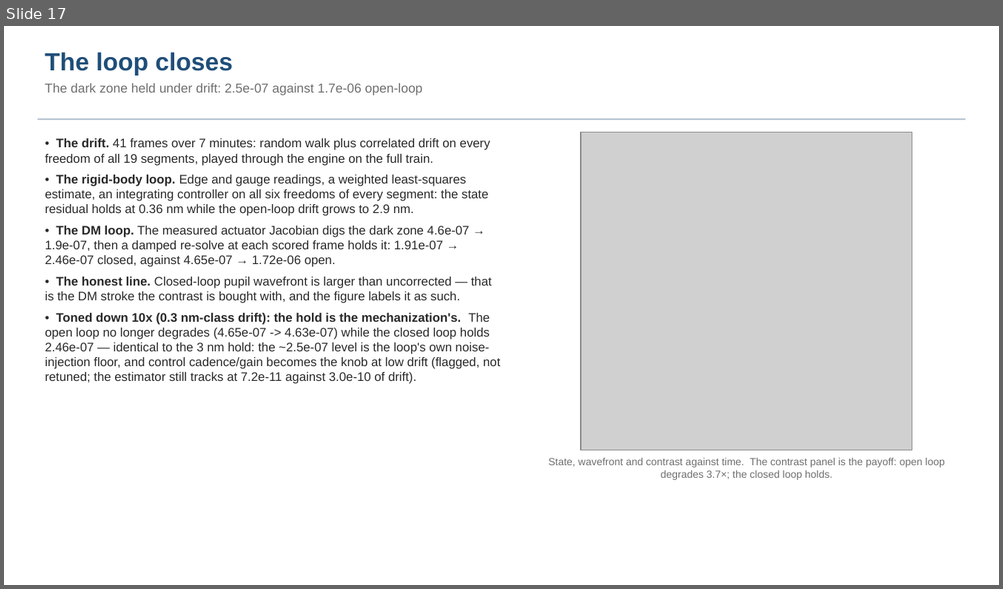
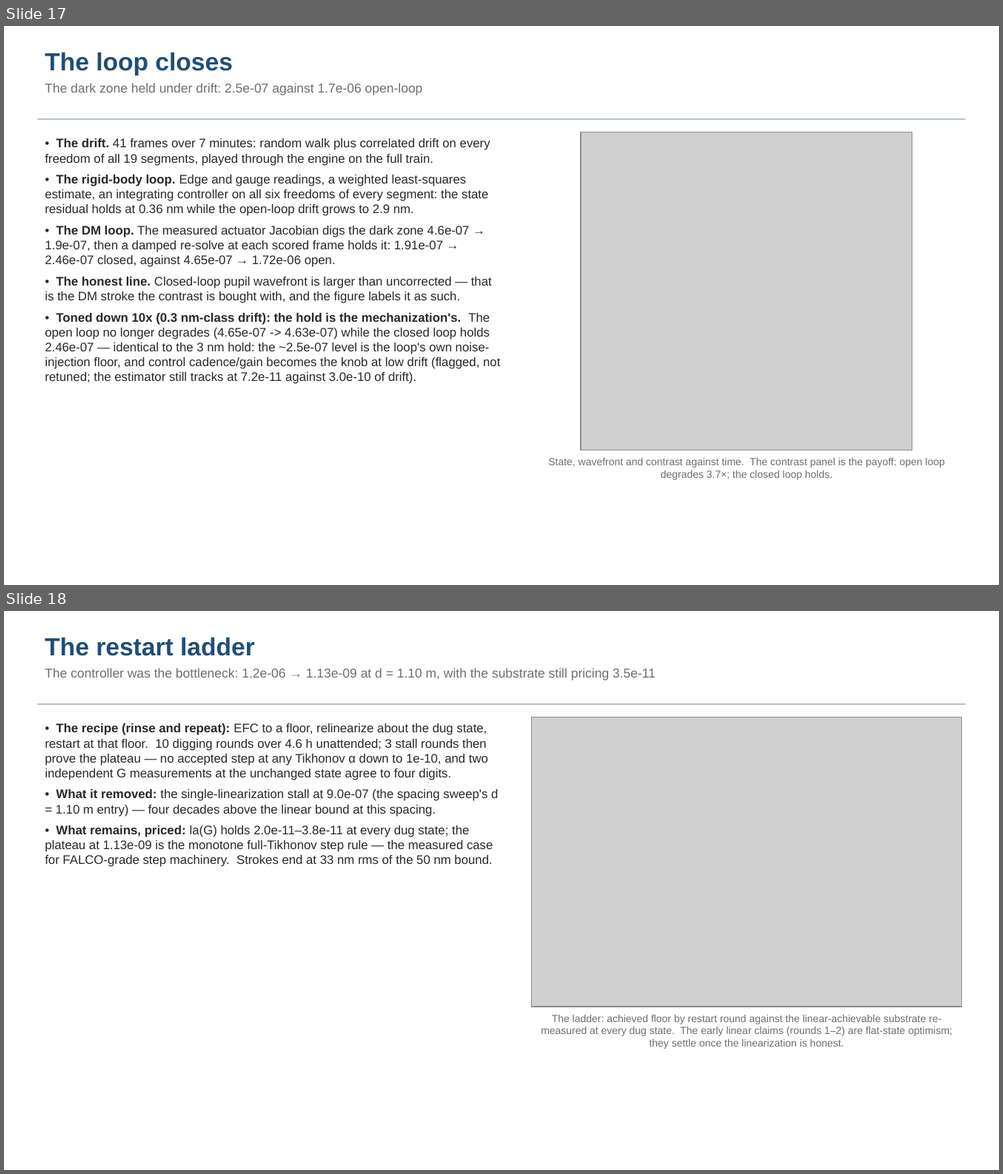
Before and after one commit to nasa-jpl/MACOS_resources, a slide deck: mmacos/templates/80_end_to_end/e2e6m_r2/deck_e2e6m_r2.pptx. Shown one above the other, each under a label of ours: slide 17 before the commit, slides 17 and 18 after it. The pictures are 1003x589 and 1003x1174 pixels, drawn with LibreOffice and Linux fonts; fonts in the diff are those of the drawing; grey boxes stand for pictures. Boxes give left, top, right and bottom in pixels: in the first picture for what was removed or moved away, otherwise in the second. Text is boxed around its words. In the diff, an @@ line names an element or a change of style, - is before the commit and + after.

```diff
--- a/mmacos/templates/80_end_to_end/e2e6m_r2/deck_e2e6m_r2.pptx
+++ b/mmacos/templates/80_end_to_end/e2e6m_r2/deck_e2e6m_r2.pptx
@@ slide 18 added at box(4, 611, 999, 1170), background #FFFFFF @@
@@ text added at box(45, 637, 655, 681), 12.5 pt, text #6E6E6E @@
+The restart ladder
+The controller was the bottleneck: 1.2e-06 → 1.13e-09 at d = 1.10 m, with the substrate still pricing 3.5e-11
@@ rectangle added at box(37, 703, 965, 705), fill #B8C6D4 @@
@@ picture added at box(532, 717, 962, 1007) @@
@@ text added at box(45, 723, 498, 867), 12 pt, text #282828 @@
+• The recipe (rinse and repeat): EFC to a floor, relinearize about the dug state, restart at that floor. 10 digging rounds over 4.6 h unattended; 3 stall rounds then prove the plateau — no accepted step at any Tikhonov α down to 1e-10, and two independent G measurements at the unchanged state agree to four digits.
+• What it removed: the single-linearization stall at 9.0e-07 (the spacing sweep's d = 1.10 m entry) — four decades above the linear bound at this spacing.
+• What remains, priced: la(G) holds 2.0e-11–3.8e-11 at every dug state; the plateau at 1.13e-09 is the monotone full-Tikhonov step rule — the measured case for FALCO-grade step machinery. Strokes end at 33 nm rms of the 50 nm bound.
@@ text added at box(540, 1015, 952, 1049), 10 pt, text #6E6E6E @@
+The ladder: achieved floor by restart round against the linear-achievable substrate re-measured at every dug state. The early linear claims (rounds 1–2) are flat-state optimism; they settle once the linearization is honest.
```
Also in this commit, not shown: 1 slide changed, 1 other slide added, 9 other files.
